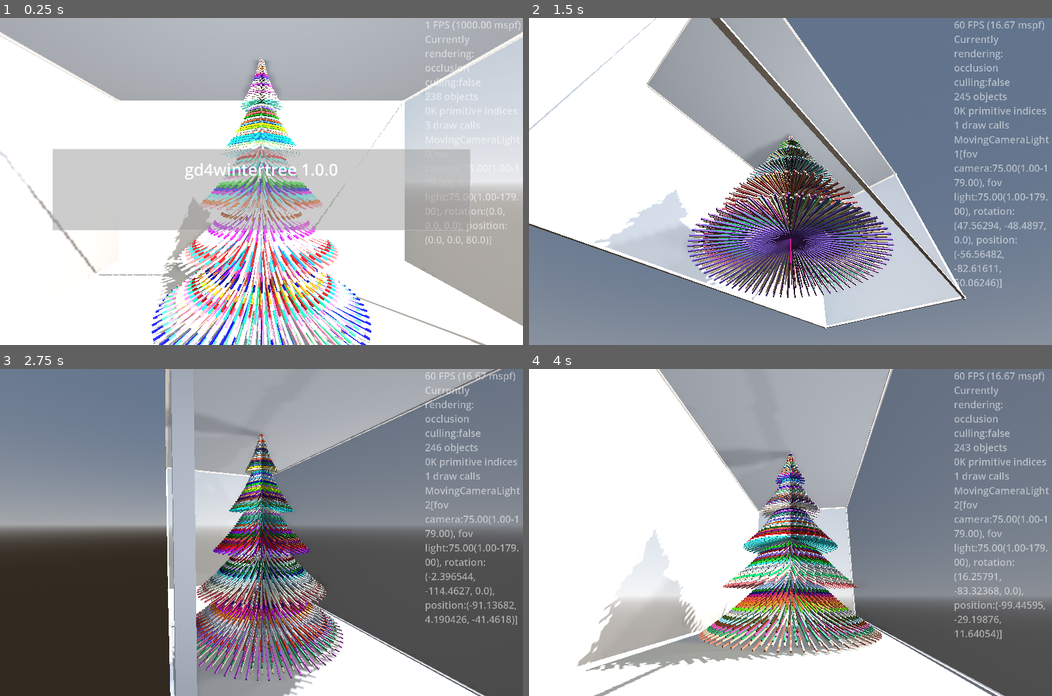
Above: before the commit, frames 1-4 (two rows, left to right).
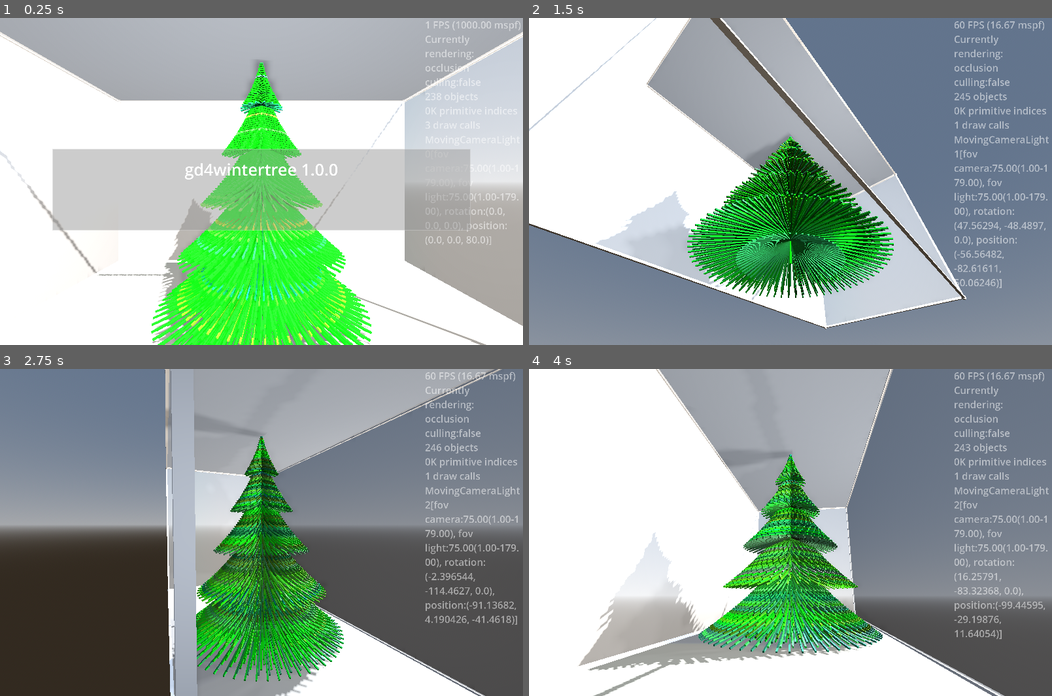
Above: after the commit, the same moments.

Repository: kasworld/gd4wintertree
Game: Godot game, scene res://main.tscn
The game is run twice, just before and just after one commit, with the same random seed, the same clock (stepped at 60 frames per second) and the same inputs.
Inputs (mouse positions are in pixels of both pictures, inside the frame that each line leads up to):
- Up to frame 1 (0.25 s): no input
- Up to frame 2 (1.5 s): tap Enter at 0.5 s; move the mouse to (905, 165) at 0.52 s; hold Right 0.53-1.28 s; tap Q at 0.6 s; click (905, 165) at 0.67 s; move the mouse to (685, 197) at 1.27 s; hold Down from 1.28 s (still down); tap E at 1.35 s
- Up to frame 3 (2.75 s): move the mouse to (313, 460) at 2.02 s; release Down at 2.03 s; hold Right from 2.03 s (still down); tap Enter at 2.1 s
- Up to frame 4 (4 s): move the mouse to (764, 597) at 2.77 s; release Right at 2.78 s; hold Up 2.78-3.53 s; tap Q at 2.85 s; click (764, 597) at 2.92 s; move the mouse to (947, 581) at 3.52 s; hold Left from 3.53 s (still down); tap E at 3.6 s

The runs differ from the first frame. In frame 1, 17% of the frame differs, in the area x 28-72%, y 12-100%; in frame 2, 11%; in frame 3, 11%; in frame 4, 9.7%.

Commit message:
add y_count

Diff:
--- a/line_tree/line_tree.gd
+++ b/line_tree/line_tree.gd
@@ -17,15 +17,17 @@
 func get_lines() -> MultiMeshShape:
 	return $Lines
 
-func init(h :float, w :float, line_width :float = 0.5, stage_count :int=5) -> LineTree:
+func init(h :float, w :float, y_count :int, line_width :float = 0.5, stage_count :int=5) -> LineTree:
 	$"중심기둥".mesh.top_radius = w/1000
 	$"중심기둥".mesh.bottom_radius = w/100
 	$"중심기둥".mesh.height = h
 	$"중심기둥".position.y = h /2
 	var lines := []
-	for y in range(h,0,-1):
-		var rate := (h-y)/h
-		var r :float= lerp(1.0, w/2, rate ) + fposmod(rate*h, h/stage_count)*rate
+	var y_step := h / y_count
+	for yi in y_count:
+		var y := y_step * yi
+		var rate := 1 - float(yi) / float(y_count)
+		var r :float= lerp(w/100, w/2, rate ) + fposmod(rate*h, h/stage_count)*rate
 		lines.append_array(make_lines(y,w*1.5*(rate+0.1),10*rate,r))
 	$Lines.multi_line_by_pos(lines, line_width, Color.WHITE)
 	return self
--- a/main.gd
+++ b/main.gd
@@ -47,29 +47,29 @@
 	$AxisArrow3D.set_colors().set_size(WorldSize.length()/10)
 	$FixedCameraLight.make_current()
 	$GlassCabinet.init(WorldSize)
-	$LineTree.init(WorldSize.y, WorldSize.z/2
-		).set_color(random_color(), random_color(), random_color())
+	$LineTree.init(WorldSize.y, WorldSize.z/2, 100,
+		).set_color(Color.GREEN,Color.GREEN,Color.GREEN)
 	$LineTree.position.y = - WorldSize.y/2
 	line_tree_inst_index = $LineTree.make_index_array()
-	linetree_color_animate()
 
 var line_tree_inst_index :Array
-func linetree_color_animate() -> void:
-	var lines :MultiMeshShape = $LineTree.get_lines()
-	for a in line_tree_inst_index:
-		var co := random_color()
-		for i in a:
-			lines.set_inst_color(i, co)
-
+var green_color_list := NamedColorList.make_green_color_list()
 func linetree_color_animate2() -> void:
 	var lines :MultiMeshShape = $LineTree.get_lines()
 	var a :Array = line_tree_inst_index.pick_random()
-	var co := random_color()
+	var co :Color = random_green()
 	for i in a:
 		lines.set_inst_color(i, co)
 
 func random_color() -> Color:
 	return NamedColorList.color_list.pick_random()[0]
+
+func random_green() -> Color:
+	return Color(randf_range(0,0.5),randf_range(0.5,1.0),randf_range(0,0.5))
+
+func random_green2() -> Color:
+	return Color(0,randf(),0)
+
 
 func _process(_delta: float) -> void:
 	var now := Time.get_unix_time_from_system()
